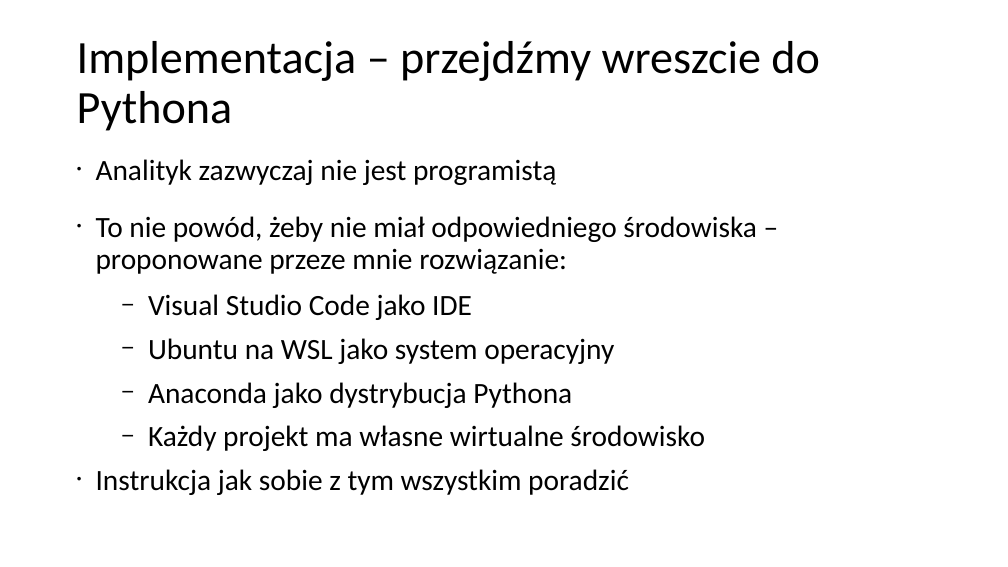
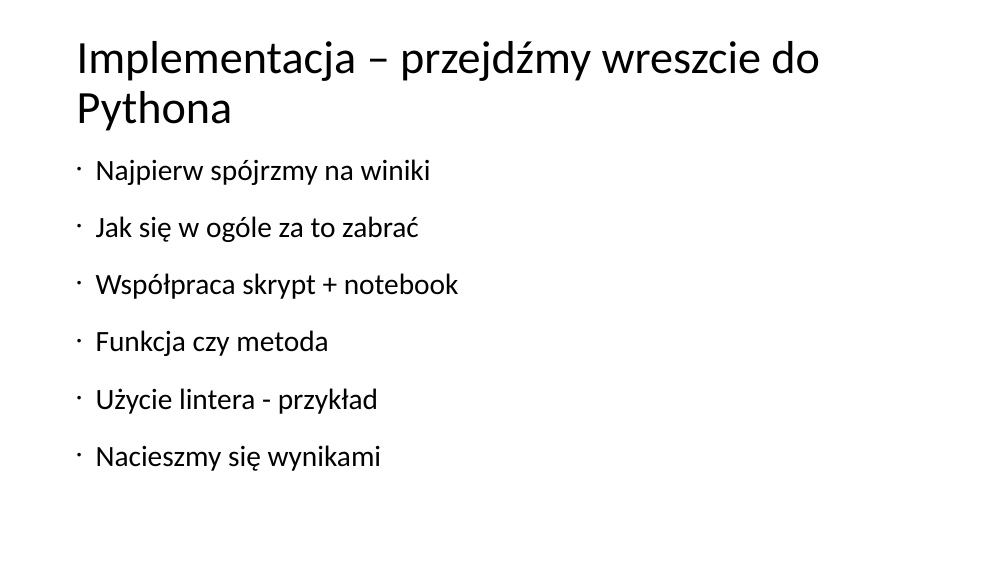
Before and after one commit to bednarz-jan/chatterjee, a slide deck: slide 7 of Chatterjee.ppt. Drawn at 1008x567 pixels with LibreOffice and Linux fonts; fonts in the diff are those of the drawing. Boxes give left, top, right and bottom in pixels: in the first picture for what was removed or moved away, otherwise in the second. Text is boxed around its words. In the diff, an @@ line names an element or a change of style, - is before the commit and + after.

```diff
--- a/Chatterjee.ppt
+++ b/Chatterjee.ppt
@@ text at <box>96,159,459,471</box>: text changed @@
-• Analityk zazwyczaj nie jest programistą
-• To nie powód, żeby nie miał odpowiedniego środowiska – proponowane przeze mnie rozwiązanie:
-  − Visual Studio Code jako IDE
-  − Ubuntu na WSL jako system operacyjny
-  − Anaconda jako dystrybucja Pythona
-  − Każdy projekt ma własne wirtualne środowisko
-• Instrukcja jak sobie z tym wszystkim poradzić
+• Najpierw spójrzmy na winiki
+• Jak się w ogóle za to zabrać
+• Współpraca skrypt + notebook
+• Funkcja czy metoda
+• Użycie lintera - przykład
+• Nacieszmy się wynikami
```
Also in this commit, not shown: 1 other slide changed, 3 other files.
